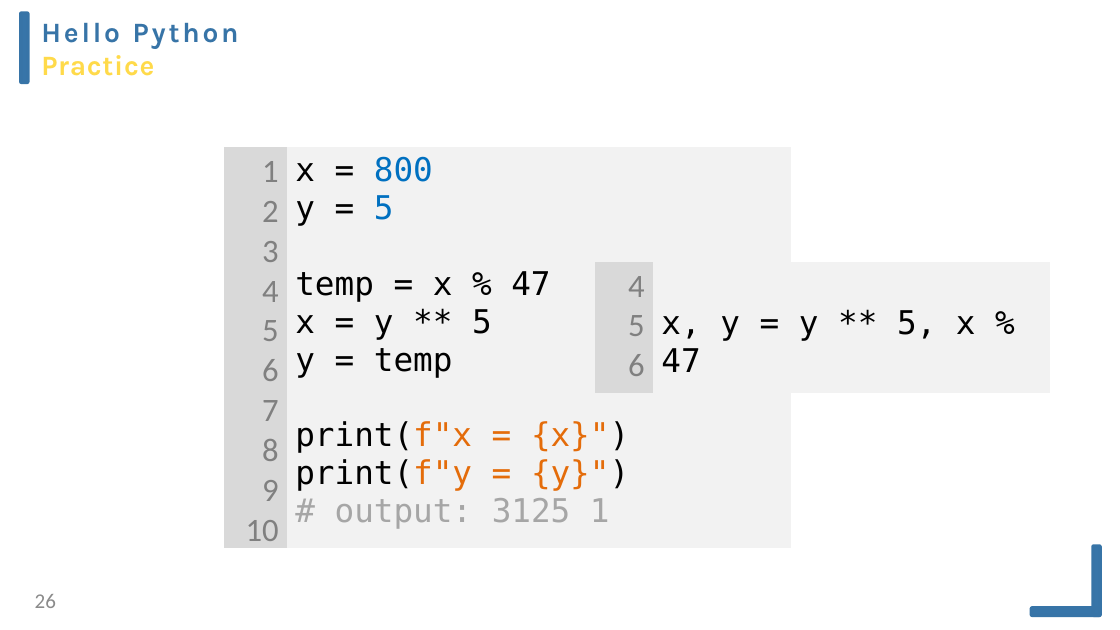
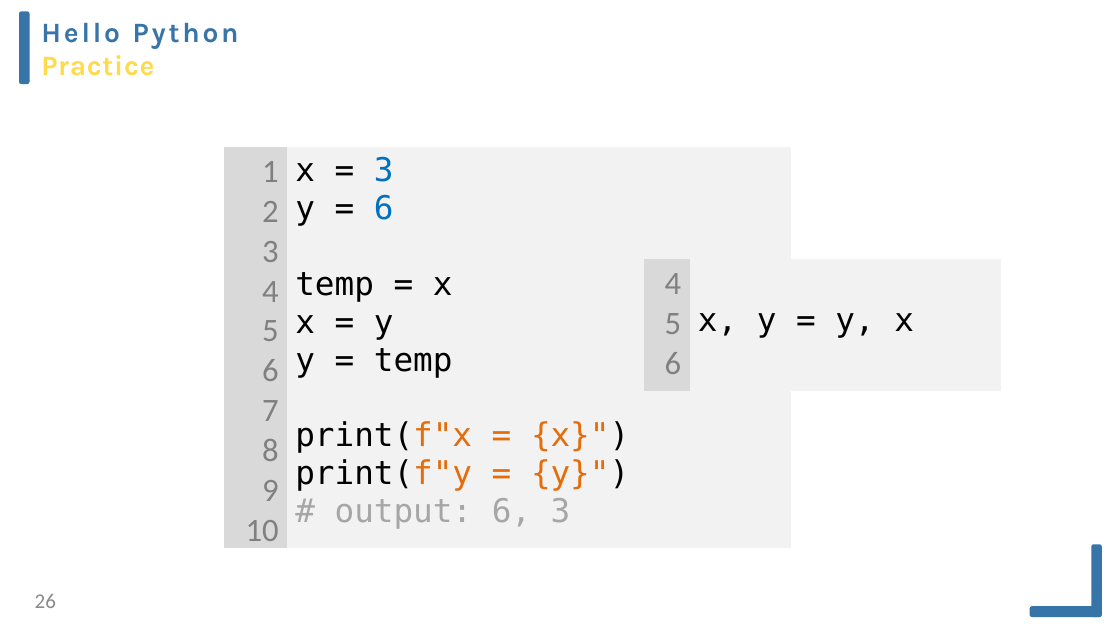
Before and after one commit to Kenchu123/EECamp2020, a slide deck: slide 26 of ppt/python2020-v4.pptx. Drawn at 1120x630 pixels with LibreOffice and Linux fonts; fonts in the diff are those of the drawing. Boxes give left, top, right and bottom in pixels: in the first picture for what was removed or moved away, otherwise in the second. Text is boxed around its words. In the diff, an @@ line names an element or a change of style, - is before the commit and + after.

```diff
--- a/ppt/python2020-v4.pptx
+++ b/ppt/python2020-v4.pptx
@@ table at [224, 147, 791, 548] @@
@@ row 1, column 2: "x = 800 / y = 5 / temp = x % 47 / x = y ** 5 / y = temp / print(f"x = {x}") / print(f"y = {y}") / # output: 3125 1" to "x = 3 / y = 6 / temp = x / x = y / y = temp / print(f"x = {x}") / print(f"y = {y}") / # output: 6, 3" @@
@@ table at [644, 259, 1002, 391] @@
-row 1, column 2: x, y = y ** 5, x % 47
+row 1, column 2: x, y = y, x
@@ table: place and size @@
-table at [595, 262, 1050, 394]
+table at [644, 259, 1002, 391]
```
Also in this commit, not shown: 30 other slides changed, 2 slides added, 3 slides removed, 3 other files.
